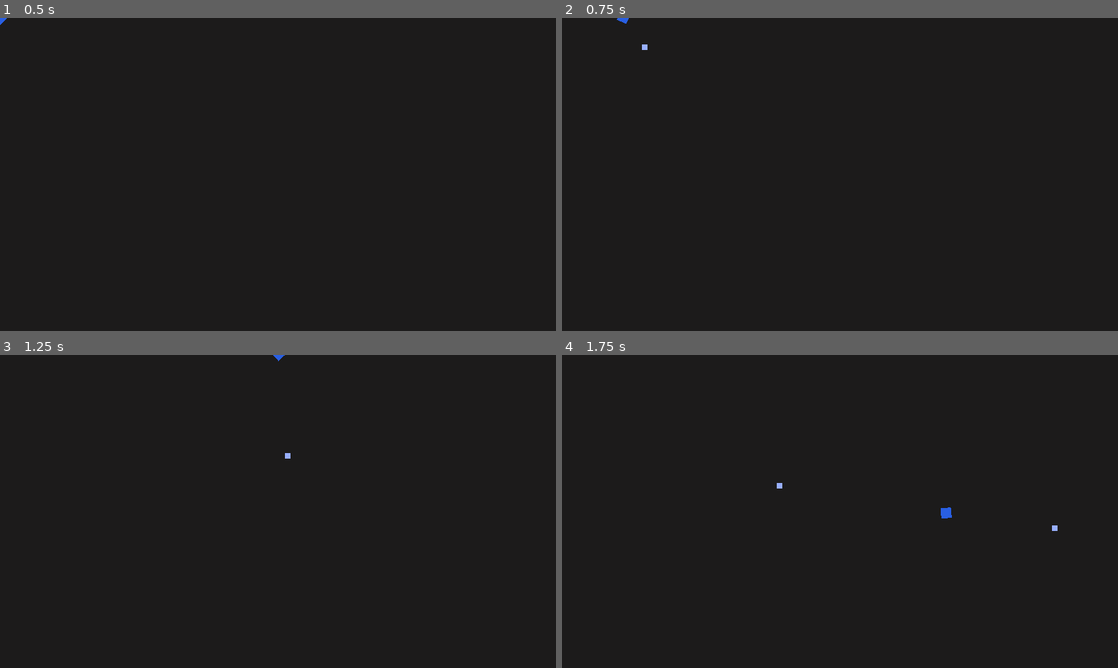
Above: before the commit, frames 1-4 (two rows, left to right).
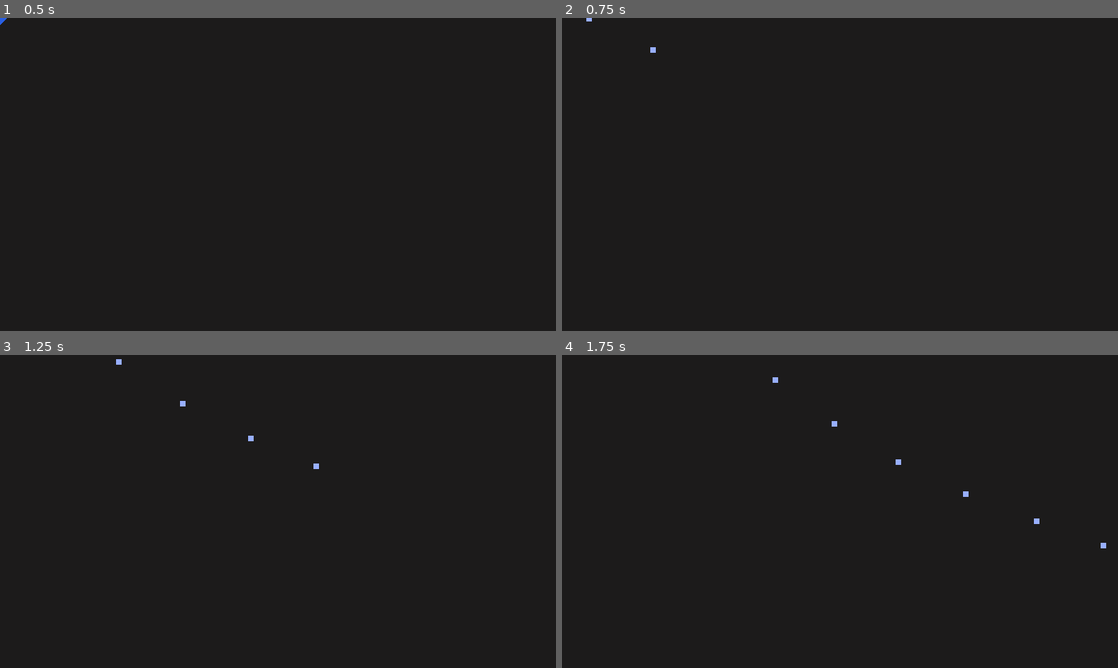
Above: after the commit, the same moments.

Repository: Talamander/unexpected-jam
Game: Godot game, scene res://Level/Arena.tscn
Two runs of this game, one before a commit and one after it. Both use one fixed random seed, a clock stepped at 60 frames per second and the inputs below.
Inputs (mouse positions are in pixels of both pictures, inside the frame that each line leads up to):
- Up to frame 1 (0.5 s): no input
- Up to frame 2 (0.75 s): tap Enter at 0.5 s; move the mouse to (962, 158) at 0.52 s; press the mouse at (962, 158) at 0.53 s; hold Right (ui_right) from 0.53 s (still down)
- Up to frame 3 (1.25 s): keep holding Right (ui_right)
- Up to frame 4 (1.75 s): move the mouse to (728, 527) at 1.27 s; release Right (ui_right) at 1.28 s; release the mouse at (728, 527) at 1.28 s; hold Down (ui_down) from 1.28 s (still down); click (728, 527) at 1.35 s

Frame 1 is identical in both runs. In frame 2, less than 0.1% of the frame differs, in the area x 4-17%, y 0-12%; in frame 3, 0.1%; in frame 4, 0.2%, in the area x 37-98%, y 7-62%.

Commit message:
FireRate Timer and BulletKick
Added FireRate timer in player.tscn and bullet kick!

Diff:
--- a/Player/Player.gd
+++ b/Player/Player.gd
@@ -4,6 +4,7 @@
 var playerBullet = preload("res://Player/PlayerBullet.tscn")
 
 onready var playerSprite = $Sprite
+onready var fireRate = $FireRate
 
 
 #Movement Variables
@@ -23,7 +24,7 @@
 	#Godot's built in move_and_slide function handles the actual moving, just passing in the motion var
 	motion = move_and_slide(motion)
 
-	if Input.is_action_just_pressed("fire"):
+	if Input.is_action_pressed("fire") and fireRate.time_left == 0:
 		fire_bullet()
 
 func get_input_vector():
@@ -54,4 +55,6 @@
 	#Instances the playerBullet scene via the Global.gd singleton.
 	var bullet = Global.instance_scene_on_main(playerBullet, playerSprite.global_position)
 	bullet.velocity = Vector2.RIGHT.rotated(self.rotation) * bullet.speed
-	motion -= bullet.velocity * .04
+	#Adds a little kick, tweak the number to change intensity
+	motion -= bullet.velocity * 1
+	fireRate.start()
--- a/Player/Player.tscn
+++ b/Player/Player.tscn
@@ -12,3 +12,7 @@
 modulate = Color( 0.6, 0.690196, 1, 1 )
 scale = Vector2( 0.5, 0.5 )
 texture = ExtResource( 1 )
+
+[node name="FireRate" type="Timer" parent="."]
+wait_time = 0.1
+one_shot = true
--- a/Player/PlayerBullet.gd
+++ b/Player/PlayerBullet.gd
@@ -1,6 +1,7 @@
 extends "res://ParentClasses/Projectile.gd"
 
 #Bullet speed
-export var speed = 200
+export var speed = 550
+
 
 #Stuff later
--- a/Player/PlayerBullet.tscn
+++ b/Player/PlayerBullet.tscn
@@ -7,7 +7,6 @@
 [node name="PlayerBullet" instance=ExtResource( 2 )]
 scale = Vector2( 0.4, 0.4 )
 script = ExtResource( 3 )
-speed = 500
 
 [node name="Sprite" parent="." index="0"]
 modulate = Color( 0.6, 0.690196, 1, 1 )
